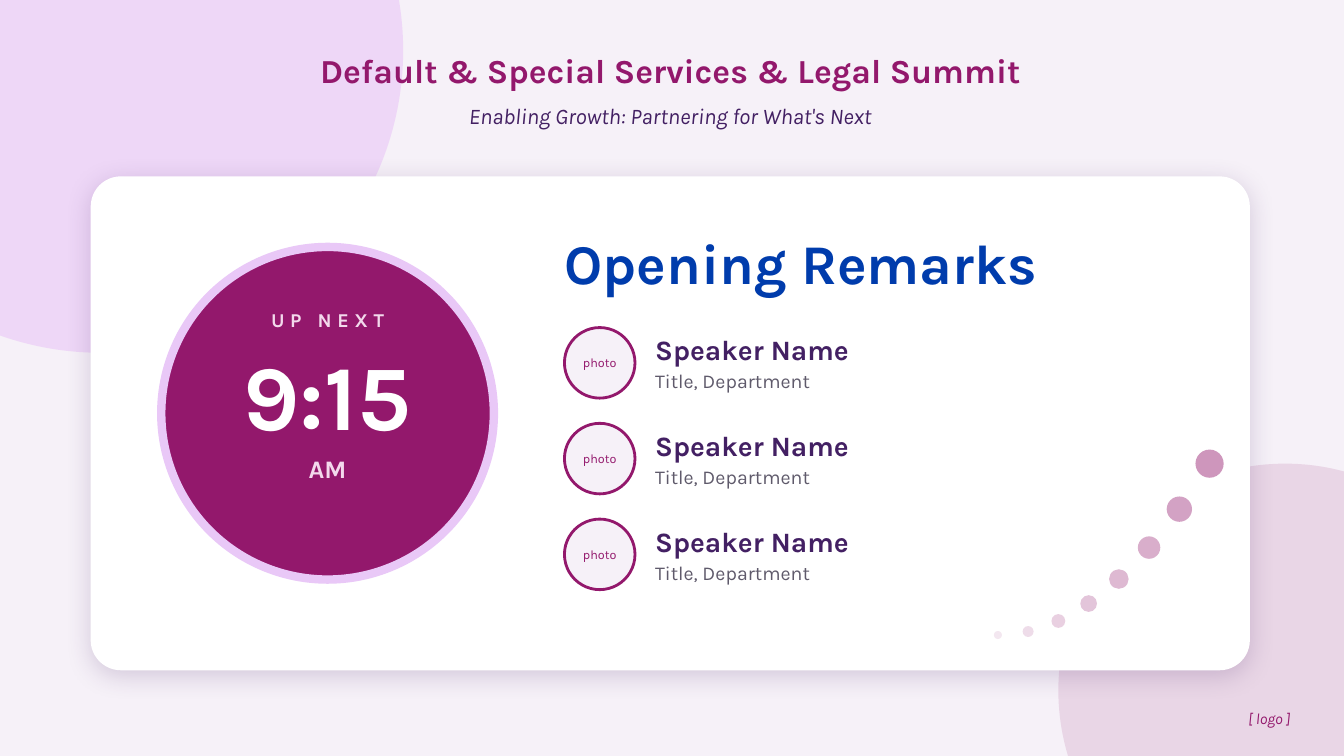
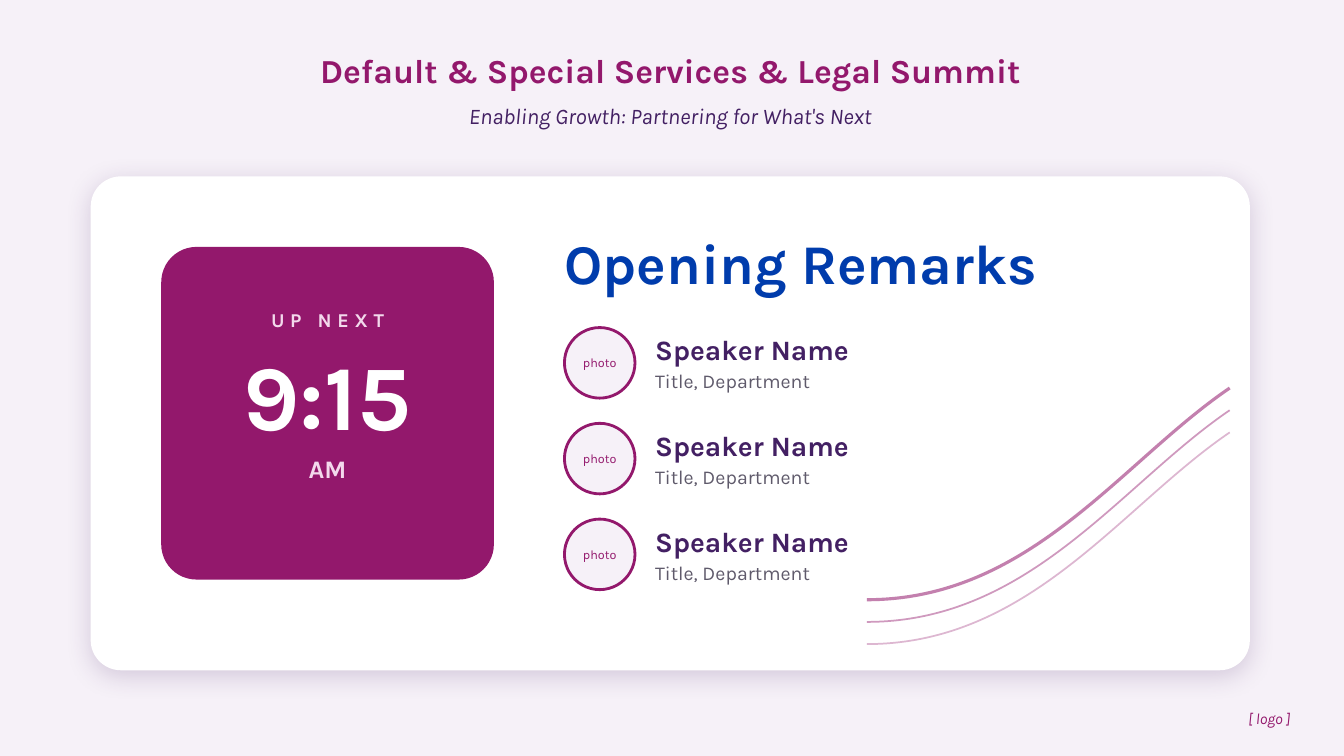
Before and after one commit to lindseycharlick-ctrl/sdgsdgs, a slide deck: slide 3 of mockup/Summit_Holding_Slide_Mockups.pptx. Drawn at 1344x756 pixels with LibreOffice and Linux fonts; fonts in the diff are those of the drawing. Boxes give left, top, right and bottom in pixels: in the first picture for what was removed or moved away, otherwise in the second. Text is boxed around its words. In the diff, an @@ line names an element or a change of style, - is before the commit and + after.

```diff
--- a/mockup/Summit_Holding_Slide_Mockups.pptx
+++ b/mockup/Summit_Holding_Slide_Mockups.pptx
@@ ellipse removed at (0, 0, 403, 353) @@
@@ ellipse removed at (161, 247, 494, 580) @@
@@ rounded rectangle added at (161, 247, 494, 580), fill #93186C @@
@@ freeform shape added at (867, 388, 1230, 600), outline #93186C 2.25 pt @@
@@ freeform shape added at (867, 410, 1230, 622), outline #93186C 1.25 pt @@
@@ freeform shape added at (867, 433, 1230, 644), outline #93186C 1.25 pt @@
@@ ellipse removed at (1059, 464, 1344, 756) @@
@@ ellipse removed at (1196, 450, 1224, 478) @@
@@ ellipse removed at (1167, 497, 1192, 522) @@
@@ ellipse removed at (1138, 536, 1160, 559) @@
@@ ellipse removed at (1081, 595, 1098, 612) @@
@@ ellipse removed at (1109, 570, 1128, 589) @@
@@ ellipse removed at (1023, 626, 1034, 637) @@
@@ ellipse removed at (1052, 614, 1066, 628) @@
@@ ellipse removed at (994, 631, 1002, 639) @@
```
Also in this commit, not shown: 2 other slides changed, 4 other files.
